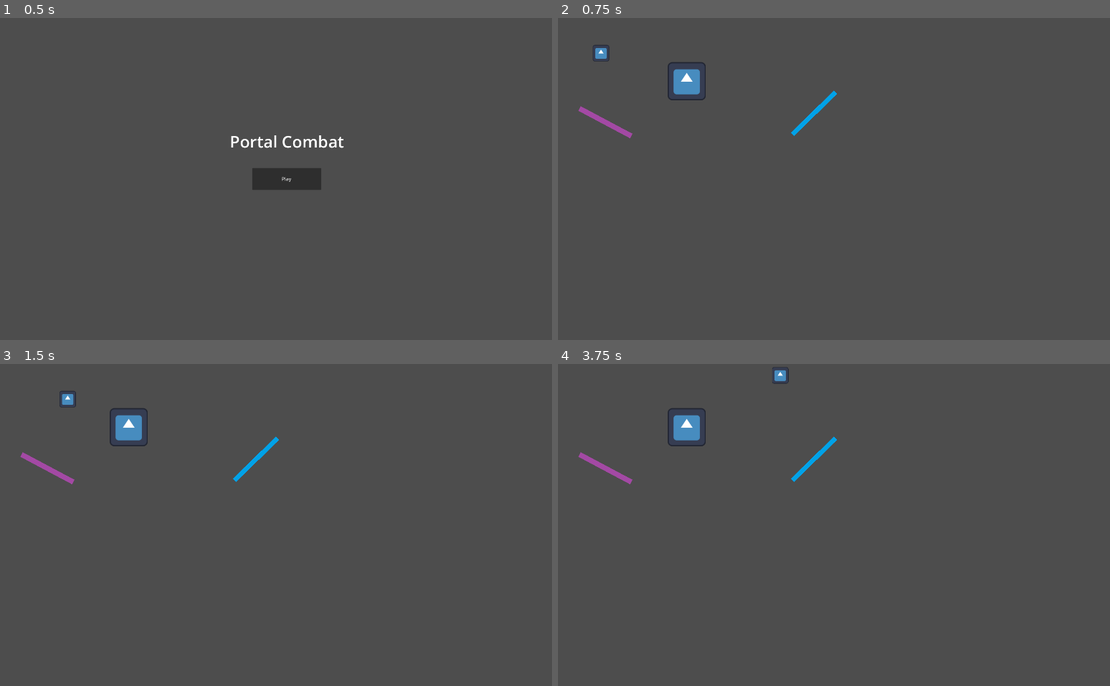
Above: before the commit, frames 1-4 (two rows, left to right).
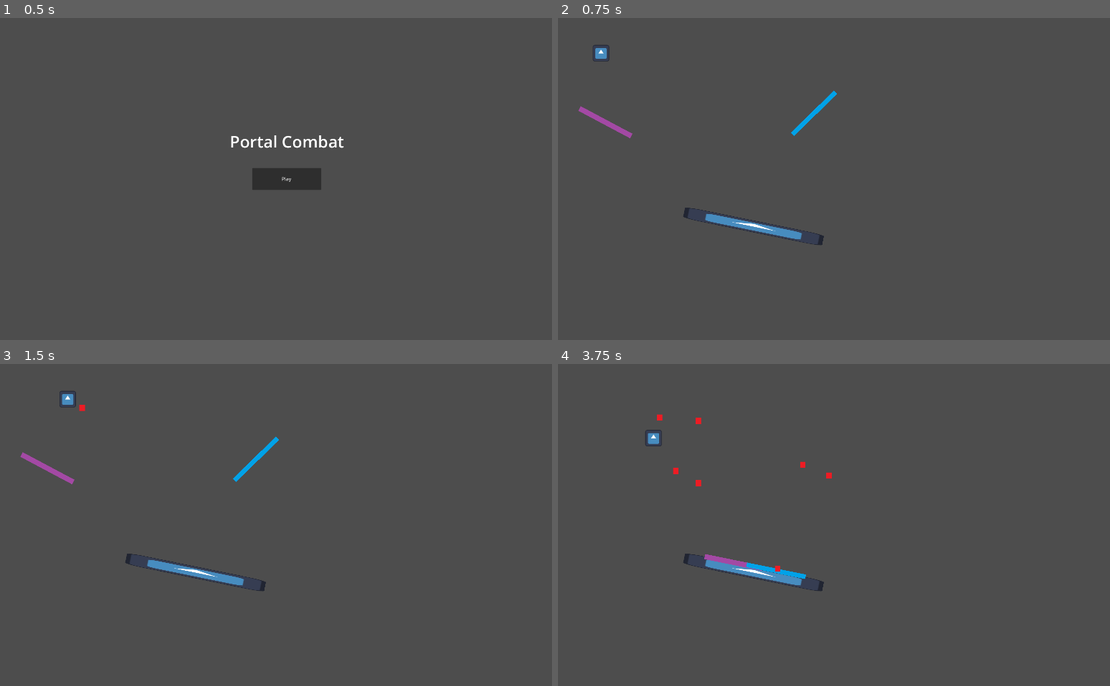
Above: after the commit, the same moments.

Repository: Atticus-Atticus/Portal-Combat
Game: Godot game, scene res://Scenes/MainMenu.tscn
Two runs of this game, one before a commit and one after it. Both use one fixed random seed, a clock stepped at 60 frames per second and the inputs below. The project has no main scene, so this scene is started directly. The engine's default icon, where the game draws it, is replaced by a stand-in: a white triangle on a blue panel in a dark square.
Inputs (mouse positions are in pixels of both pictures, inside the frame that each line leads up to):
- Up to frame 1 (0.5 s): no input
- Up to frame 2 (0.75 s): click "Play" at 0.5 s
- Up to frame 3 (1.5 s): tap Enter at 1.25 s; move the mouse to (414, 508) at 1.27 s; hold D (RIGHT) from 1.28 s (still down); click (414, 508) at 1.35 s
- Up to frame 4 (3.75 s): right-click (972, 508) at 1.55 s; move the mouse to (729, 541) at 2.02 s; release D (RIGHT) at 2.03 s; hold S (DOWN) 2.03-2.78 s; right-click (729, 541) at 2.1 s; click (729, 541) at 2.3 s; move the mouse to (900, 454) at 2.77 s; hold D (RIGHT) 2.78-3.53 s; click (900, 454) at 2.85 s; right-click (900, 454) at 3.05 s; move the mouse to (817, 589) at 3.52 s; hold W (UP) from 3.53 s (still down); right-click (817, 589) at 3.6 s

Frame 1 is identical in both runs. In frame 2, 1.1% of the frame differs, in the area x 19-49%, y 13-71%; in frame 3, 1.1%; in frame 4, 2.0%, in the area x 3-51%, y 1-71%.

Commit message:
portal gun (w/ bug)
does not snap properly to opposite side

Diff:
--- /dev/null
+++ b/NPCs/Portalbull.tscn
@@ -0,0 +1,29 @@
+[gd_scene load_steps=5 format=3 uid="uid://dvq23rds4rkuh"]
+
+[ext_resource type="Texture2D" uid="uid://cyy5uemdlxc5e" path="res://Temp Textures/TempTextureRed.png" id="1_nuv1k"]
+[ext_resource type="Script" path="res://Scripts/Portalbullet.gd" id="1_p43m7"]
+
+[sub_resource type="CircleShape2D" id="CircleShape2D_0i2f4"]
+
+[sub_resource type="CircleShape2D" id="CircleShape2D_50ib4"]
+radius = 13.0
+
+[node name="Portalbull" type="CharacterBody2D"]
+script = ExtResource("1_p43m7")
+metadata/Leftportal = false
+
+[node name="Sprite2D" type="Sprite2D" parent="."]
+scale = Vector2(0.01496, 0.0300692)
+texture = ExtResource("1_nuv1k")
+
+[node name="CollisionShape2D" type="CollisionShape2D" parent="."]
+shape = SubResource("CircleShape2D_0i2f4")
+
+[node name="Area2D" type="Area2D" parent="."]
+
+[node name="CollisionShape2D" type="CollisionShape2D" parent="Area2D"]
+rotation = 0.876936
+scale = Vector2(0.908517, 0.916719)
+shape = SubResource("CircleShape2D_50ib4")
+
+[connection signal="body_entered" from="Area2D" to="." method="_on_area_2d_body_entered"]
--- a/Scenes/TestLevel.tscn
+++ b/Scenes/TestLevel.tscn
@@ -8,26 +8,33 @@
 [ext_resource type="Texture2D" uid="uid://c2rcdbe07c4xw" path="res://Temp Textures/TempTextureBlue.png" id="6_gj50w"]
 
 [sub_resource type="RectangleShape2D" id="RectangleShape2D_dcfyn"]
-size = Vector2(128, 128)
+size = Vector2(297.81, 128)
 
 [sub_resource type="RectangleShape2D" id="RectangleShape2D_j1le7"]
 size = Vector2(53, 54)
 
 [sub_resource type="RectangleShape2D" id="RectangleShape2D_0hado"]
-size = Vector2(199, 20)
+size = Vector2(200, 10)
 
 [sub_resource type="RectangleShape2D" id="RectangleShape2D_wal1i"]
-size = Vector2(201, 20)
+size = Vector2(200, 10)
 
 [node name="Node2D" type="Node2D"]
 
-[node name="StaticBody2D" type="StaticBody2D" parent="."]
-position = Vector2(431, 212)
+[node name="StaticBody2D2" type="StaticBody2D" parent="."]
+position = Vector2(893, 727)
+rotation = 0.201575
+scale = Vector2(1.61031, 0.307326)
+metadata/Portalable = true
 
-[node name="CollisionShape2D" type="CollisionShape2D" parent="StaticBody2D"]
+[node name="CollisionShape2D" type="CollisionShape2D" parent="StaticBody2D2"]
+position = Vector2(-149.271, 70.3763)
+scale = Vector2(0.999999, 1)
 shape = SubResource("RectangleShape2D_dcfyn")
 
-[node name="Icon" type="Sprite2D" parent="StaticBody2D"]
+[node name="Icon" type="Sprite2D" parent="StaticBody2D2"]
+position = Vector2(-148.481, 66.5353)
+scale = Vector2(2.30305, 1)
 texture = ExtResource("2_psq52")
 
 [node name="CharacterBody2D" type="CharacterBody2D" parent="."]
--- /dev/null
+++ b/Scripts/Portalbullet.gd
@@ -0,0 +1,50 @@
+extends CharacterBody2D
+
+
+# Called when the node enters the scene tree for the first time.
+func _ready() -> void:
+	pass # Replace with function body.
+
+
+# Called every frame. 'delta' is the elapsed time since the previous frame.
+func _process(delta: float) -> void:
+
+	move_and_slide()
+	pass
+
+
+
+
+
+func _on_area_2d_body_entered(body: Node2D) -> void:
+	var xtemp : float
+	var ytemp : float
+	print($".".name)
+	if body.has_meta("Portalable"):
+		if body.get_meta("Portalable"):
+			xtemp = sqrt(pow(body.position.x-$".".position.x,2) + pow(body.position.y-$".".position.y,2))
+			if xtemp > body.get_child(0).shape.size.x  + 100 :
+				ytemp = body.position.y - (((body.get_child(0).shape.size.x + 100)) * sin(body.rotation)) + 5 * sin(body.rotation - PI / 2)
+				xtemp = body.position.x - (((body.get_child(0).shape.size.x + 100)) * cos(body.rotation)) + 5 * cos(body.rotation - PI / 2)
+			elif xtemp < 100:
+				xtemp = body.position.x - (10 * cos(body.rotation)) + 5 * cos(body.rotation - PI / 2)
+				ytemp = body.position.y - (10 * sin(body.rotation)) + 5 * sin(body.rotation - PI / 2)
+			else:
+				ytemp = body.position.y - (((sqrt(pow(body.position.x-$".".position.x,2) + pow(body.position.y-$".".position.y,2))) - 100) * sin(body.rotation)) + 5 * sin(body.rotation - PI / 2)
+				xtemp = body.position.x - (((sqrt(pow(body.position.x-$".".position.x,2) + pow(body.position.y-$".".position.y,2))) - 100) * cos(body.rotation)) + 5 * cos(body.rotation - PI / 2)
+
+			if $".".get_meta("Leftportal") == true :
+				$"../Leftport".position.x = xtemp
+				$"../Leftport".position.y = ytemp
+				$"../Leftport".rotation = body.rotation
+			else:
+				$"../Rightport".position.y = ytemp
+				$"../Rightport".position.x = xtemp
+				$"../Rightport".rotation = body.rotation
+
+
+
+
+
+
+	pass # Replace with function body.
--- a/Scripts/player_controls_script.gd
+++ b/Scripts/player_controls_script.gd
@@ -1,5 +1,5 @@
 extends CharacterBody2D
-
+@onready var projectile_scene: PackedScene = preload("res://NPCs/Portalbull.tscn")
 @export var SPEED = 400
 @export var ACCEL = 100
 @export var FRCTION = 8
@@ -14,3 +14,26 @@
 		velocity = velocity.lerp(Vector2.ZERO, FRCTION * delta)
 
 	move_and_slide()
+
+	if Input.is_action_just_pressed("RMB"):
+		if projectile_scene == null:
+			return
+		var portbull = projectile_scene.instantiate()
+		get_parent().add_child(portbull)
+		portbull.position.x = $".".position.x + 60 * (get_viewport().get_mouse_position().x - $".".position.x) / sqrt(pow(get_viewport().get_mouse_position().x - $".".position.x,2)+pow(get_viewport().get_mouse_position().y - $".".position.y,2))
+		portbull.position.y = $".".position.y+ 60 * (get_viewport().get_mouse_position().y - $".".position.y) / sqrt(pow(get_viewport().get_mouse_position().x - $".".position.x,2)+pow(get_viewport().get_mouse_position().y - $".".position.y,2))
+
+		portbull.velocity.y = 300 * (get_viewport().get_mouse_position().y - $".".position.y) / sqrt(pow(get_viewport().get_mouse_position().x - $".".position.x,2)+pow(get_viewport().get_mouse_position().y - $".".position.y,2))
+		portbull.velocity.x = 300 * (get_viewport().get_mouse_position().x - $".".position.x) / sqrt(pow(get_viewport().get_mouse_position().x - $".".position.x,2)+pow(get_viewport().get_mouse_position().y - $".".position.y,2))
+		portbull.set_meta("Leftportal",false)
+	elif Input.is_action_just_pressed("LMB"):
+		if projectile_scene == null:
+			return
+		var portbull = projectile_scene.instantiate()
+		get_parent().add_child(portbull)
+		portbull.position.x = $".".position.x + 60 * (get_viewport().get_mouse_position().x - $".".position.x) / sqrt(pow(get_viewport().get_mouse_position().x - $".".position.x,2)+pow(get_viewport().get_mouse_position().y - $".".position.y,2))
+		portbull.position.y = $".".position.y+ 60 * (get_viewport().get_mouse_position().y - $".".position.y) / sqrt(pow(get_viewport().get_mouse_position().x - $".".position.x,2)+pow(get_viewport().get_mouse_position().y - $".".position.y,2))
+
+		portbull.velocity.y = 300 * (get_viewport().get_mouse_position().y - $".".position.y) / sqrt(pow(get_viewport().get_mouse_position().x - $".".position.x,2)+pow(get_viewport().get_mouse_position().y - $".".position.y,2))
+		portbull.velocity.x = 300 * (get_viewport().get_mouse_position().x - $".".position.x) / sqrt(pow(get_viewport().get_mouse_position().x - $".".position.x,2)+pow(get_viewport().get_mouse_position().y - $".".position.y,2))
+		portbull.set_meta("Leftportal",true)
